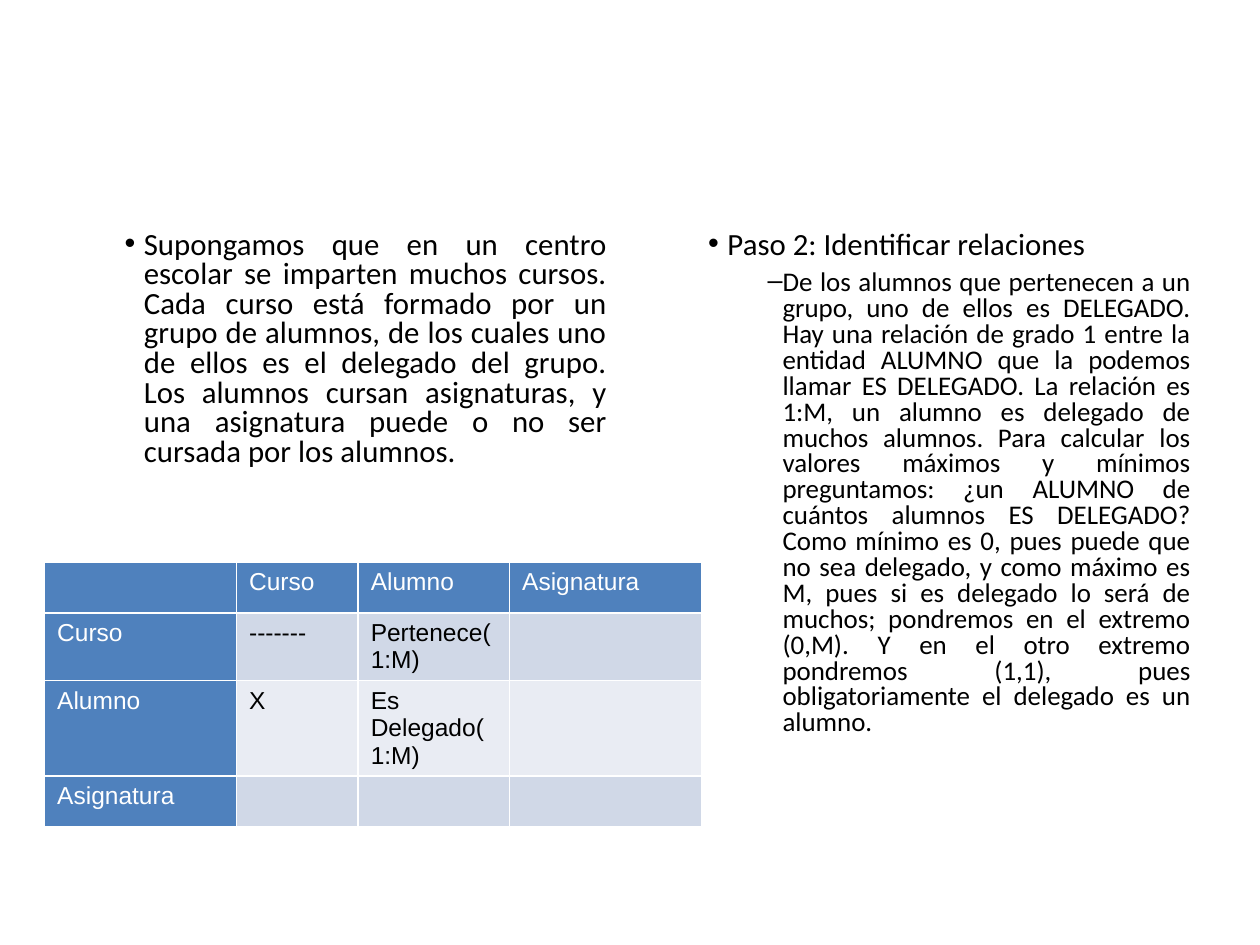
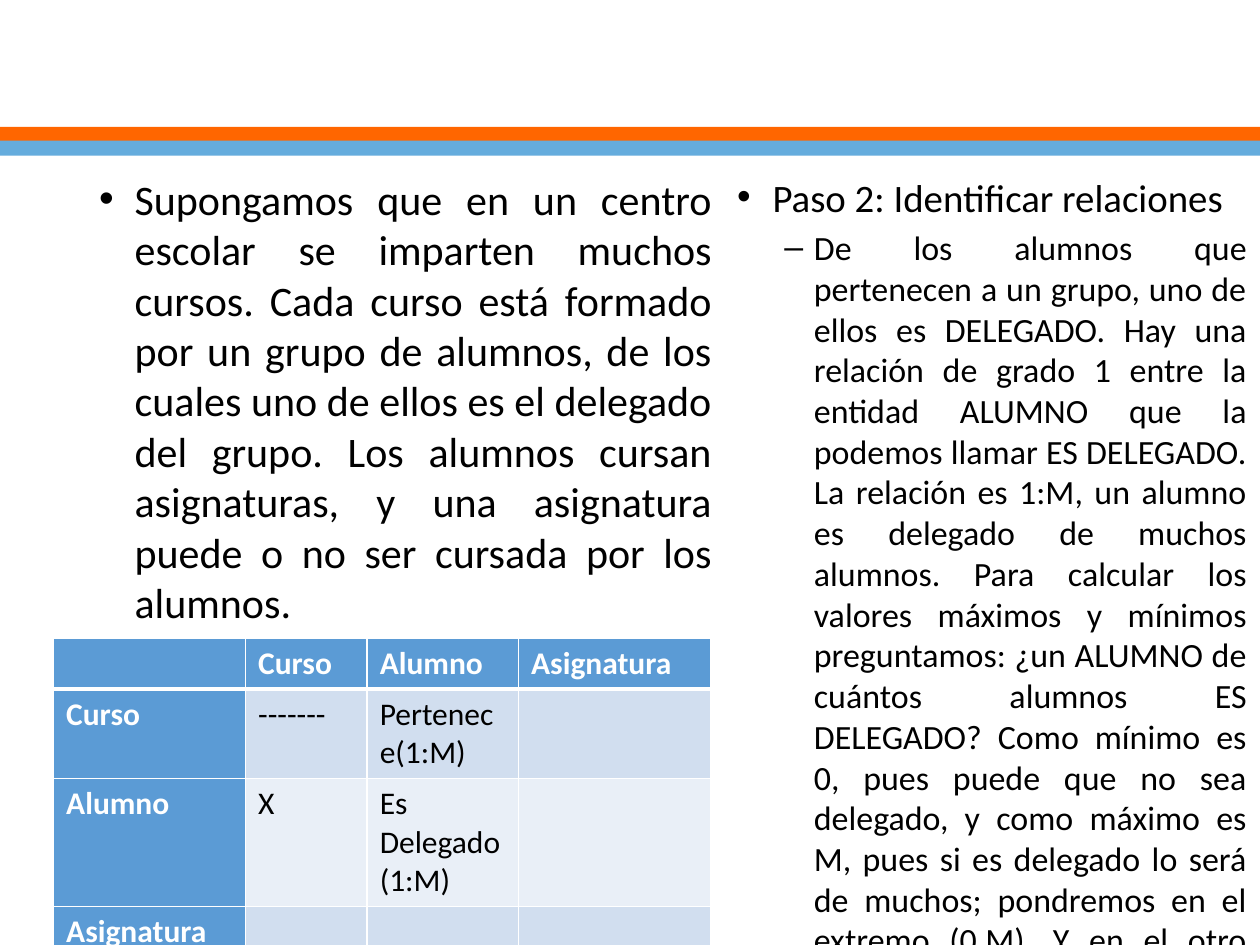
Before and after one commit to ejimenezdelgado/funda_db_martes_tarde_3_2017, a slide deck: slide 61 of Semana 2/Clase2.pptx (slide 60 before the commit). Drawn at 1260x945 pixels with LibreOffice and Linux fonts; fonts in the diff are those of the drawing; background and template pictures are left out. Boxes give left, top, right and bottom in pixels: in the first picture for what was removed or moved away, otherwise in the second. Text is boxed around its words. In the diff, an @@ line names an element or a change of style, - is before the commit and + after.

```diff
--- a/Semana 2/Clase2.pptx
+++ b/Semana 2/Clase2.pptx
@@ title "Diagrama E-R: Ejemplo": place and size @@
-title "Diagrama E-R: Ejemplo" at <box>63,38,1022,134</box>
+title "Diagrama E-R: Ejemplo" at <box>380,740,466,767</box>
@@ title "Diagrama E-R: Ejemplo" at <box>380,740,466,767</box>: size 44 to 33 pt @@
@@ rectangle added at <box>0,127,1260,142</box>, fill #FF6600 @@
@@ rectangle added at <box>0,141,1260,156</box>, fill #65ACDD @@
@@ text "Supongamos que en un centro ...": place and size @@
-text "Supongamos que en un centro ..." at <box>144,235,606,467</box>
+text "Supongamos que en un centro ..." at <box>135,187,712,619</box>
@@ text "Supongamos que en un centro ..." at <box>135,187,712,619</box>: size 17.6 to 24 pt; indent changed; line spacing 0.8 to 1; less space between paragraphs @@
@@ text "Paso 2: Identificar relaciones": place and size @@
-text "Paso 2: Identificar relaciones" at <box>727,233,1191,732</box>
+text "Paso 2: Identificar relaciones" at <box>773,185,1247,918</box>
@@ text "Paso 2: Identificar relaciones" at <box>773,185,1247,918</box>: size 17.6 to 22.2 pt in "Paso 2: Identificar relaciones"; size 15.4 to 19.4 pt; indent changed; line spacing 0.8 to 1; less space between paragraphs @@
@@ table at <box>54,638,711,945</box> @@
@@ fill #4F81BD to #5B9BD5 in 7 cells @@
@@ fill #D0D8E8 to #D2DEEF in 6 cells @@
@@ fill #E9EDF4 to #EAEFF7 in 3 cells @@
@@ size 14 to 18 pt, font Arial to Calibri @@
@@ bold on in "Curso", "Alumno", "Asignatura", "Curso" and 2 more places @@
@@ table: place and size @@
-table at <box>44,562,701,837</box>
+table at <box>54,638,711,945</box>
```
Also in this commit, not shown: 69 other slides changed, 1 slide added, 1 other file.
